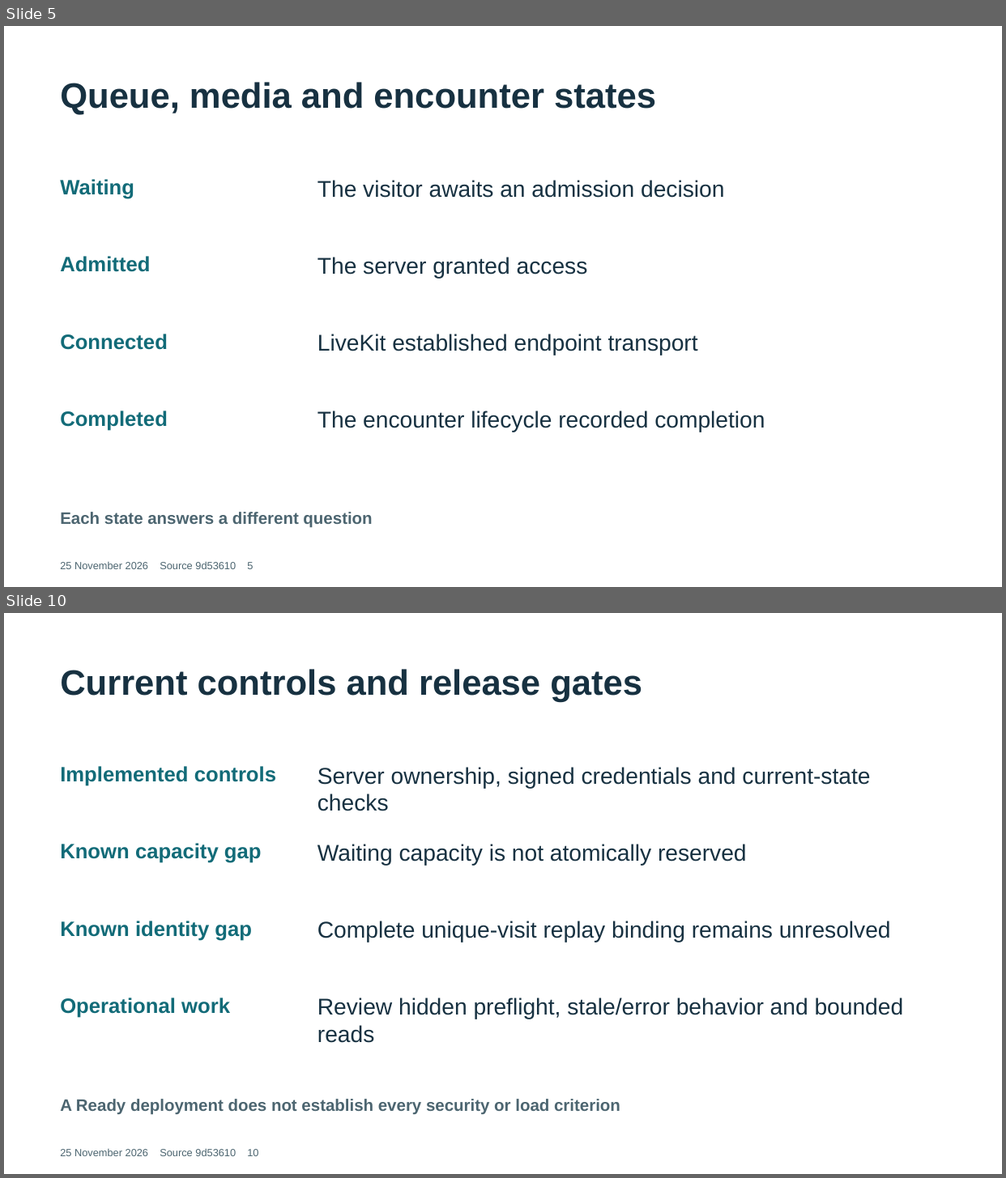
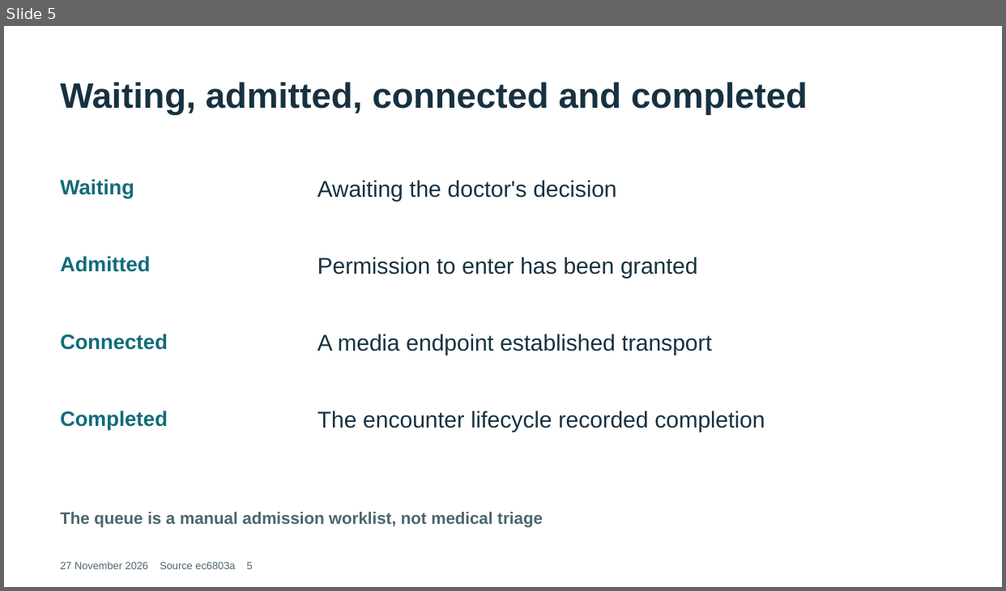
Before and after one commit to Garrette27/Livekit, a slide deck: docs/thesis-defense/TeleConsole-Waiting-Queue-and-Title-Defense.pptx. Shown one above the other, each under a label of ours: slides 5 and 10 before the commit, slide 5 after it; the slides between them are not shown. The pictures are 1006x1178 and 1006x591 pixels, drawn with LibreOffice and Linux fonts; fonts in the diff are those of the drawing. Boxes give left, top, right and bottom in pixels: in the first picture for what was removed or moved away, otherwise in the second. Text is boxed around its words. In the diff, an @@ line names an element or a change of style, - is before the commit and + after.

Commit message:
docs: rebuild 259-page manuscript, 97 ranked panel answers and verified demo defense pack

```diff
--- a/docs/thesis-defense/TeleConsole-Waiting-Queue-and-Title-Defense.pptx
+++ b/docs/thesis-defense/TeleConsole-Waiting-Queue-and-Title-Defense.pptx
@@ slide 10 removed at bbox=[4, 613, 1002, 1174], background #FFFFFF @@
@@ text removed at bbox=[60, 669, 642, 702] @@
-Current controls and release gates
@@ text removed at bbox=[60, 766, 276, 786] @@
-Implemented controls
@@ text removed at bbox=[317, 767, 870, 811] @@
-Server ownership, signed credentials and current-state checks
@@ text removed at bbox=[60, 843, 262, 863] @@
-Known capacity gap
@@ text removed at bbox=[317, 844, 747, 866] @@
-Waiting capacity is not atomically reserved
@@ text removed at bbox=[60, 921, 252, 941] @@
-Known identity gap
@@ text removed at bbox=[317, 921, 891, 943] @@
-Complete unique-visit replay binding remains unresolved
@@ text removed at bbox=[60, 998, 230, 1018] @@
-Operational work
@@ text removed at bbox=[317, 998, 904, 1043] @@
-Review hidden preflight, stale/error behavior and bounded reads
@@ text removed at bbox=[60, 1099, 620, 1115] @@
-A Ready deployment does not establish every security or load criterion
@@ text removed at bbox=[60, 1148, 258, 1157] @@
-25 November 2026 Source 9d53610 10
@@ slide 5 changed as well @@
@@ text at bbox=[60, 82, 808, 115]: text changed @@
-Queue, media and encounter states
+Waiting, admitted, connected and completed
@@ text at bbox=[317, 180, 616, 202]: text changed @@
-The visitor awaits an admission decision
+Awaiting the doctor's decision
@@ text at bbox=[317, 257, 698, 279]: text changed @@
-The server granted access
+Permission to enter has been granted
@@ text at bbox=[317, 334, 712, 356]: text changed @@
-LiveKit established endpoint transport
+A media endpoint established transport
@@ text at bbox=[60, 512, 543, 528]: text changed @@
-Each state answers a different question
+The queue is a manual admission worklist, not medical triage
@@ text at bbox=[60, 562, 253, 570]: text changed @@
-25 November 2026 Source 9d53610 5
+27 November 2026 Source ec6803a 5
```
Also in this commit, not shown: 7 other slides changed, 6 slides added, 5 other slides removed, 32 other files.
